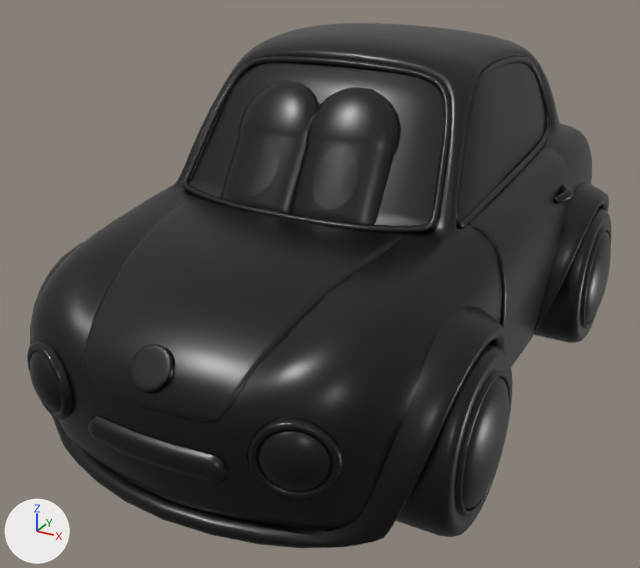
The glTF model car2.glb: old version first, new version second.
Before and after are seen from a 50 mm lens placed at (2.21, -4.49, 3.04), pointed at (-0.1, -0.29, 0.94). Every picture has the same lights, and +X, +Y and +Z are marked at lower left. Vertices at the same position are counted once.

The first picture shows 'carH'.
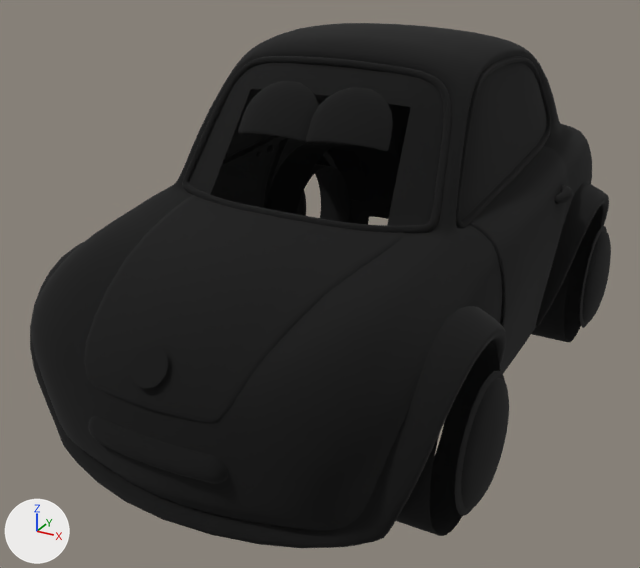
The change, as a diff of the scene's bpy script:
```diff
--- a/car2.glb.py
+++ b/car2.glb.py
@@ mat_trans @@
 mat_trans.base_color = (0.0, 0.0, 0.0)  # black #000000
-mat_trans.roughness = 0.33
+mat_trans.roughness = 1.0
@@ me_mesh_0 @@
 # used by ob_carh; location = (0.0, 0.0, 0.0)
-me_mesh_0.from_pydata(...)  # 9469 vertices, 16638 faces; spans x -1.26..1.26, y -2.03..1.93, z 0.27..2.35
+me_mesh_0.from_pydata(...)  # 6671 vertices, 11054 faces; spans x -1.26..1.26, y -2.03..1.93, z 0.27..2.35
+# me_mesh_0 part 1: 13 loose pieces with 989 vertices, spanning x -0.94..0.94, y -1.99..1.87, z 0.48..1.89, are deleted
+# me_mesh_0 part 2: 4 vertices moved within x 1.21, y -1.33..-0.85, z 0.53..0.92; 1805 vertices removed from x -1.22..1.22, y -1.56..1.64, z 0.28..2.14; 124 vertices added at x -1.2..1.21, y -1.39..1.43, z 0.42..1.03
+# me_mesh_0 part 3: 3 vertices moved within x -0.04..0.08, y -2.02..-1.93, z 1.16..1.27; 128 vertices removed from x -0.1..0.1, y -2.02..-1.85, z 1.11..1.3
 me_mesh_0.materials.append(mat_trans)
```

Pixel boxes (x1, y1, x2, y2) of what changed, in the pictures (640 x 568 px):
'carH', surface changed, reshaped
    before: (27, 23, 611, 548)
    after: (30, 23, 611, 548)
part 1 of me_mesh_0, deleted (black)
    before: (27, 137, 359, 500)
part 2 of me_mesh_0, cut back
    before: (211, 87, 611, 537)
    after: (302, 190, 607, 516)
part 3 of me_mesh_0, cut back
    before: (129, 344, 175, 394)
    after: (134, 357, 168, 388)
